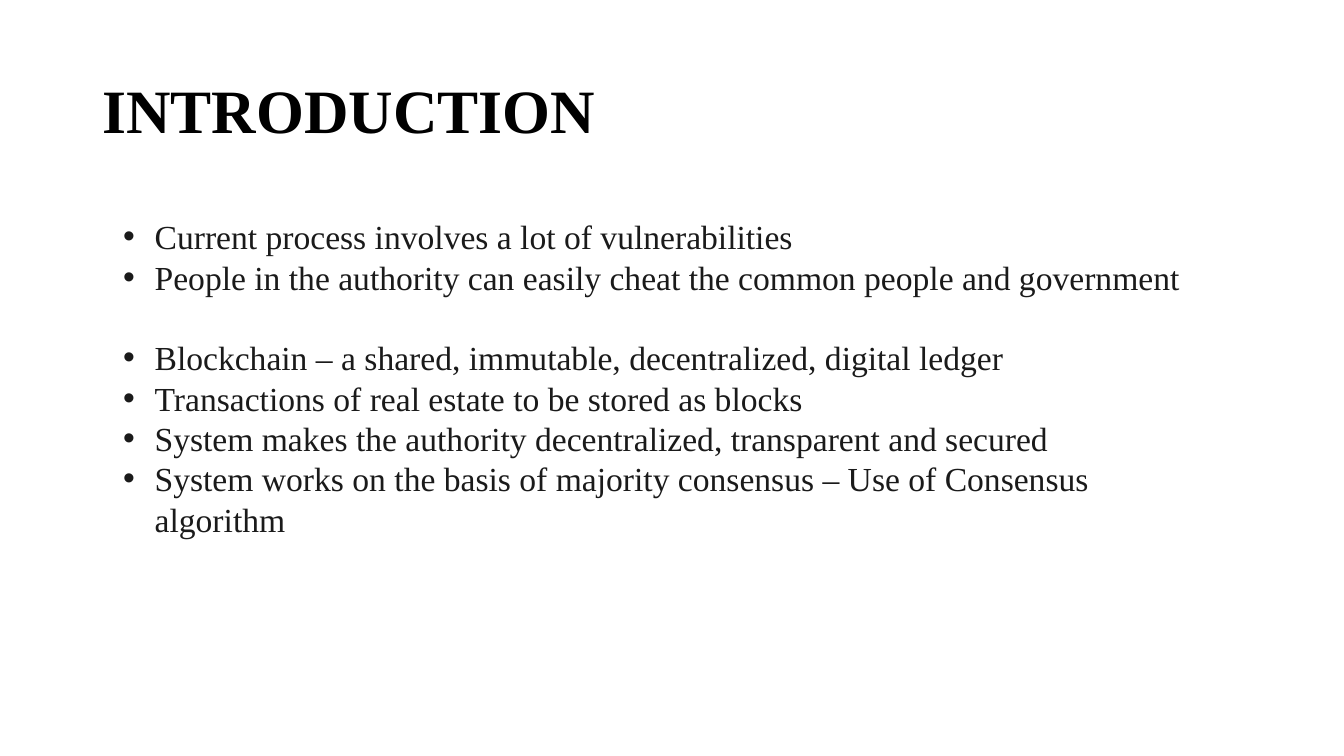
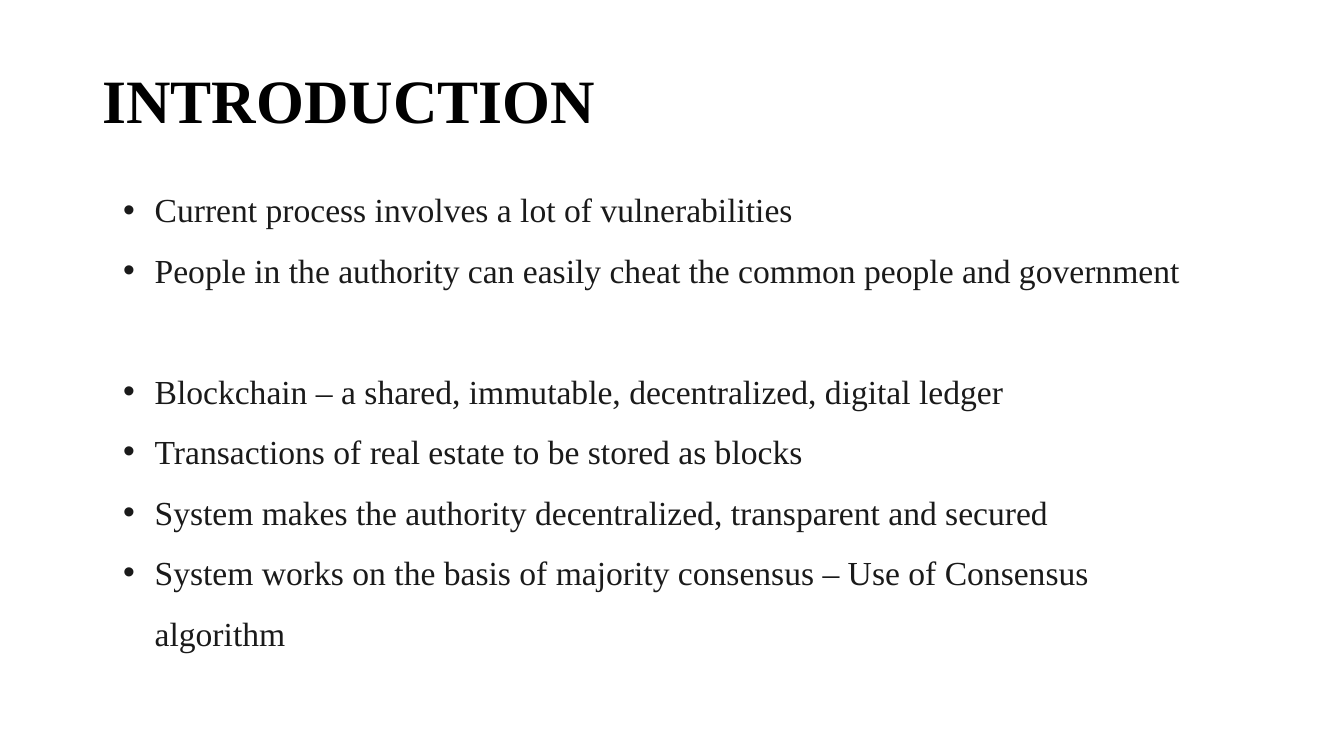
Before and after one commit to sujanW0W/MajorProject, a slide deck: slide 2 of Blockchain.pptx. Drawn at 1344x756 pixels with LibreOffice and Linux fonts; fonts in the diff are those of the drawing. Boxes give left, top, right and bottom in pixels: in the first picture for what was removed or moved away, otherwise in the second. Text is boxed around its words. In the diff, an @@ line names an element or a change of style, - is before the commit and + after.

```diff
--- a/Blockchain.pptx
+++ b/Blockchain.pptx
@@ title "INTRODUCTION" moved from (x1=102, y1=92, x2=595, y2=134) to (x1=102, y1=82, x2=595, y2=124) @@
@@ text "Current process involves a lot ..." moved from (x1=155, y1=225, x2=1179, y2=538) to (x1=155, y1=198, x2=1179, y2=652) @@
@@ text "Current process involves a lot ..." at (x1=155, y1=198, x2=1179, y2=652): line spacing 1 to 1.5 @@
```
Also in this commit, not shown: 9 other slides changed, 4 slides added, 1 slide removed, 5 other files.
